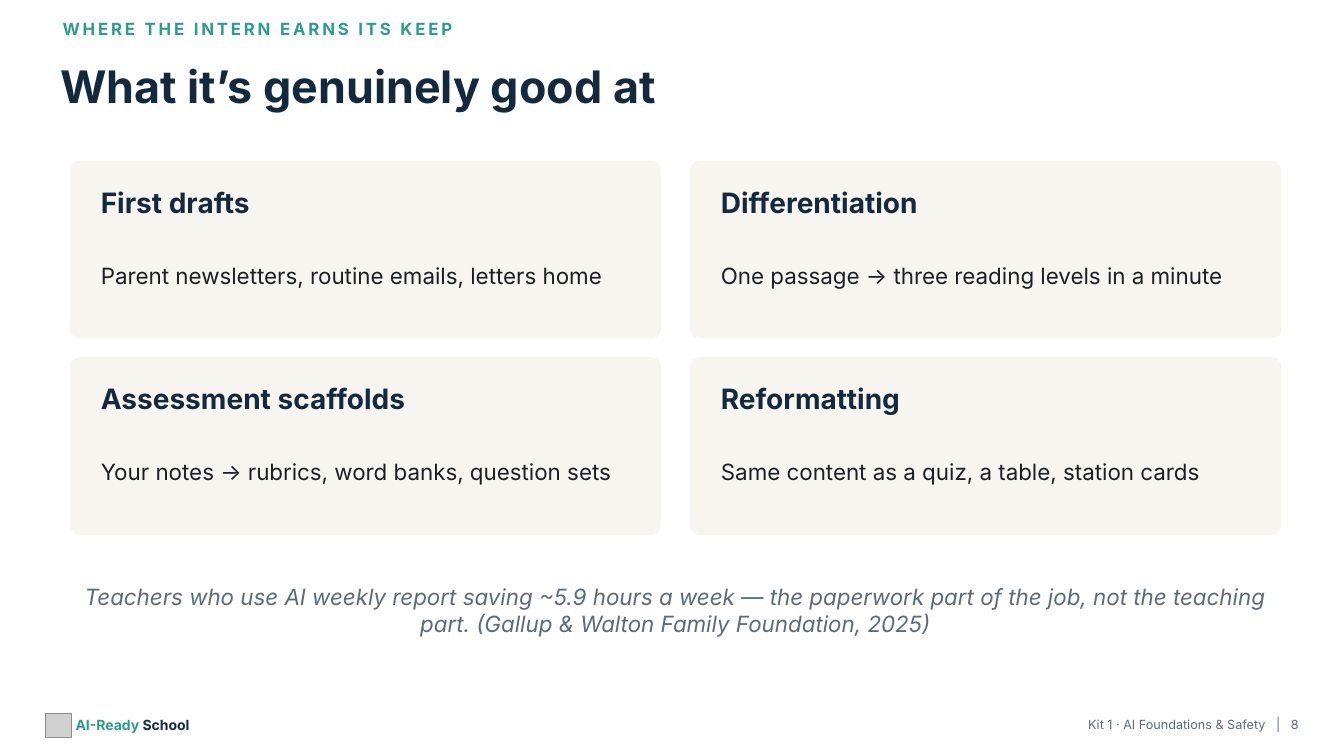
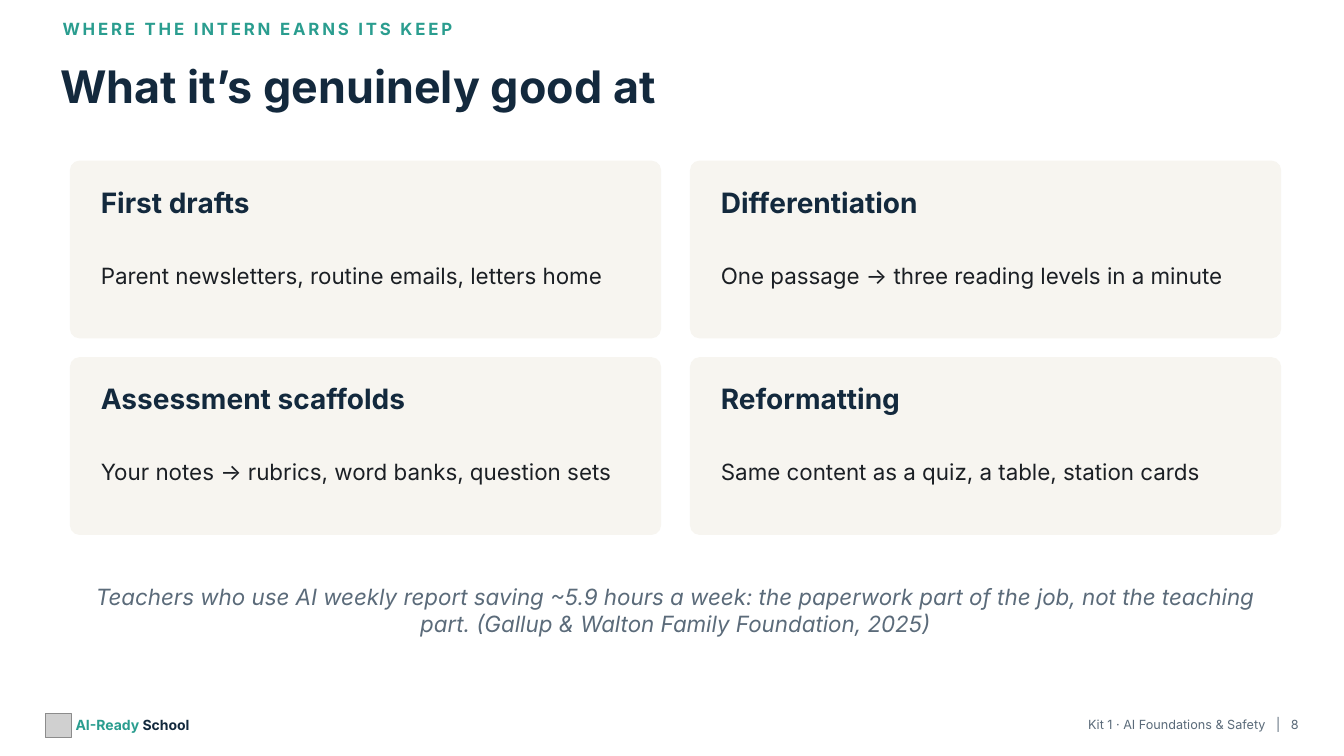
Before and after one commit to aspinozzi1/Ai-School-Ready, a slide deck: slide 8 of kits/kit01/Kit01_PresentationDeck.pptx. Drawn at 1344x756 pixels with LibreOffice and Linux fonts; fonts in the diff are those of the drawing; grey boxes stand for pictures. Boxes give left, top, right and bottom in pixels: in the first picture for what was removed or moved away, otherwise in the second. Text is boxed around its words. In the diff, an @@ line names an element or a change of style, - is before the commit and + after.

```diff
--- a/kits/kit01/Kit01_PresentationDeck.pptx
+++ b/kits/kit01/Kit01_PresentationDeck.pptx
@@ text at (x1=96, y1=588, x2=1254, y2=637): text changed @@
-Teachers who use AI weekly report saving ~5.9 hours a week — the paperwork part of the job, not the teaching part. (Gallup & Walton Family Foundation, 2025)
+Teachers who use AI weekly report saving ~5.9 hours a week: the paperwork part of the job, not the teaching part. (Gallup & Walton Family Foundation, 2025)
```
Also in this commit, not shown: 24 other slides changed, 20 other files.
